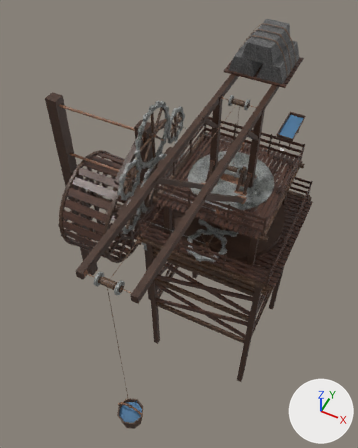
The FBX model models/waterCrane.fbx as it was, and as the next commit left it.
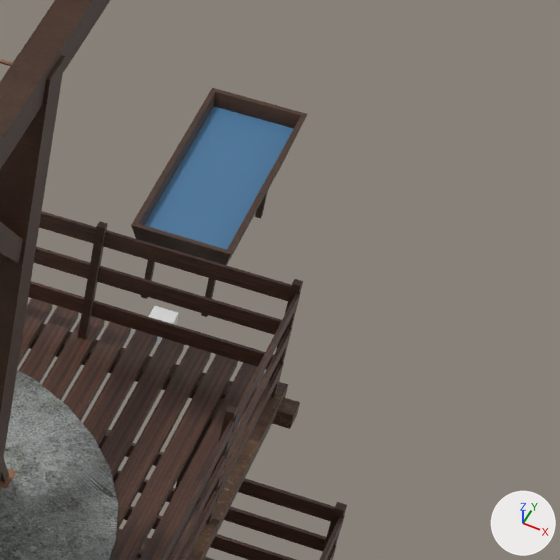
Each version appears first whole from a camera (50 mm lens) standing at (8.8, -11.39, 17.22) and looking at (3.06, 0.08, 2.87), and next in a close-up on the part from 71% to 97% of the width and 22% to 43% of the height. The lights are fixed; the arrows at lower right show +X, +Y and +Z. Objects named as collision shapes, trigger or cutter boxes, shadow casters or lower levels of detail are left out. Where no turn or scale is listed for an object, it has been applied to the vertices.
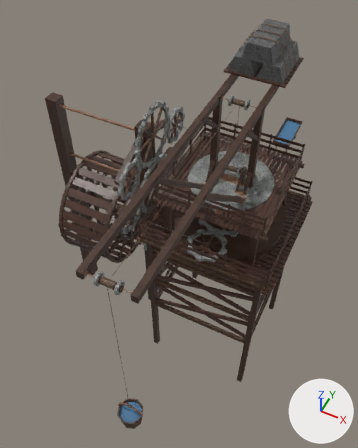
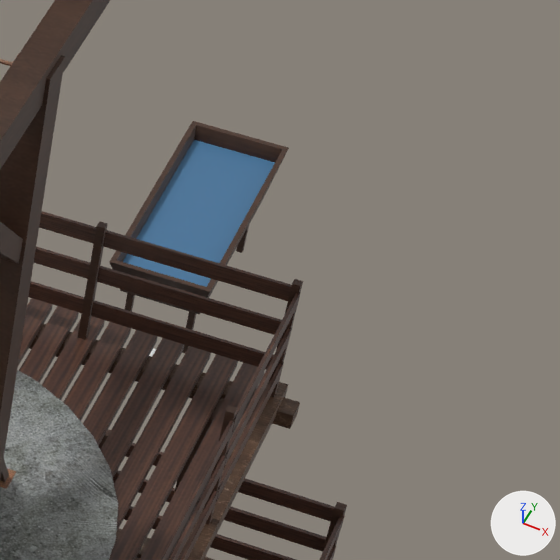
What differs and where, as boxes (x1, y1, x2, y2) in the close-ups (560 x 560 px):
'Cube.268', moved
    before: (144, 107, 293, 250)
    after: (123, 140, 275, 287)
'Cube.186', moved
    before: (131, 88, 307, 265)
    after: (110, 121, 289, 315)
'GroundLevelMark', moved
    before: (148, 306, 179, 345)
    after: (135, 349, 156, 382)
'Cube.272', moved
    before: (201, 278, 216, 317)
    after: (182, 312, 196, 353)
'Cube.270', moved
    before: (141, 260, 155, 299)
    after: (125, 293, 135, 312)
'Cube.305', moved
    before: (255, 191, 268, 219)
    after: (236, 226, 249, 253)

The change, as a diff of the scene's bpy script:
```diff
--- a/models/waterCrane.fbx.py
+++ b/models/waterCrane.fbx.py
@@ ob_cube_272 @@
 ob_cube_272 = bpy.data.objects.new('Cube.272', me_cube_277)
-ob_cube_272.location = (5.25, 7.35, 2.25)
+ob_cube_272.location = (5.25, 6.85, 2.25)
@@ ob_cube_305 @@
 ob_cube_305 = bpy.data.objects.new('Cube.305', me_cube_280)
-ob_cube_305.location = (5.25, 8.75, 2.25)
+ob_cube_305.location = (5.25, 8.25, 2.25)
@@ ob_cube_268 @@
 ob_cube_268 = bpy.data.objects.new('Cube.268', me_cube_190)
-ob_cube_268.location = (5.0, 8.075, 2.745)
+ob_cube_268.location = (5.0, 7.575, 2.745)
@@ ob_cube_186 @@
 ob_cube_186 = bpy.data.objects.new('Cube.186', me_cube_188)
-ob_cube_186.location = (5.0, 8.075, 2.65)
+ob_cube_186.location = (5.0, 7.575, 2.65)
@@ ob_cube_270 @@
 ob_cube_270 = bpy.data.objects.new('Cube.270', me_cube_275)
-ob_cube_270.location = (4.75, 7.35, 2.25)
+ob_cube_270.location = (4.75, 6.85, 2.25)
@@ ob_groundlevelmark @@
 ob_groundlevelmark = bpy.data.objects.new('GroundLevelMark', me_cube_186)
-ob_groundlevelmark.location = (5.0, 6.975, 2.064)
+ob_groundlevelmark.location = (5.0, 6.475, 2.064)
```
